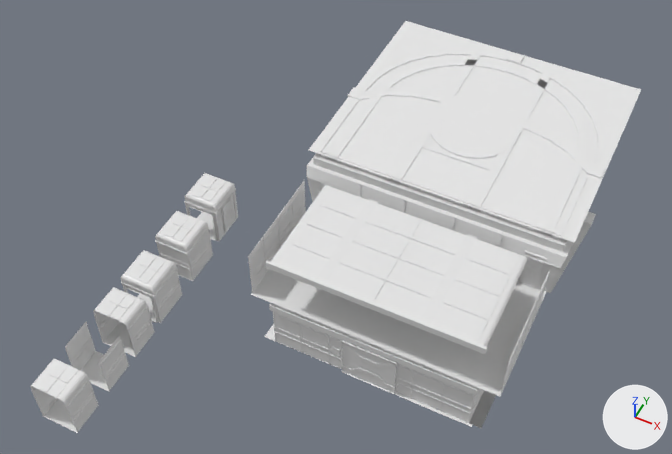
An edit to the Blender file BlenderSource/MonitorShuttlebay.blend, drawn before and after from the same camera.
One viewpoint serves both versions: a 50 mm lens placed at (40.8, -135.1, 152.1), pointed at (-14.0, -25.5, 15.1). Lighting does not change. The marker at lower right points along +X, +Y and +Z.
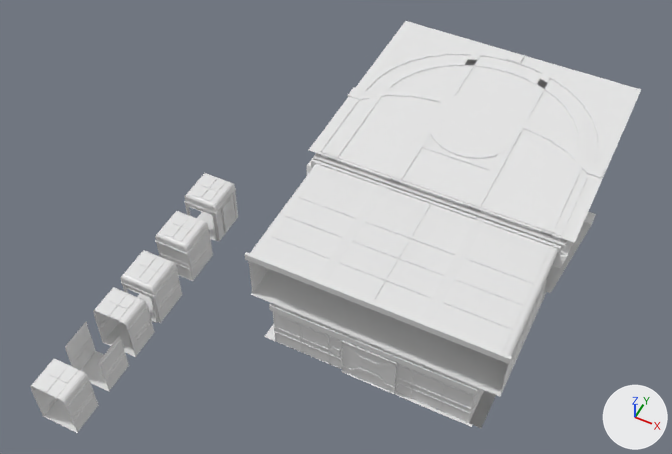
The change, as a diff of the scene's bpy script:
```diff
--- a/BlenderSource/MonitorShuttlebay.blend.py
+++ b/BlenderSource/MonitorShuttlebay.blend.py
@@ me_cube_001 @@
 # used by ob_cube; location = (2.5, -2.4, 0.5); scale = (6.59, 6.59, 6.59)
-me_cube_001.from_pydata(...)  # 14805 vertices, 12759 faces, 4 loose edges; spans x -3.99..4.41, y -6.72..4.73, z -0.16..3.94
+me_cube_001.from_pydata(...)  # 14809 vertices, 12764 faces, 4 loose edges; spans x -3.99..4.41, y -6.72..4.73, z -0.16..3.94
+# me_cube_001 part 1: a new loose piece, a box spanning x -3.758..3.905, y -2.669..-2.586, z 3.444..3.706, in mat_chaffeetexture (white #e7e7e7)
+# me_cube_001 part 2: a new loose piece, a box spanning x -3.679..3.905, y -6.689..-6.606, z 3.487..3.706, in mat_chaffeetexture (white #e7e7e7)
+# me_cube_001 part 3: the loose piece of 4 vertices spanning x -3.03..3.25, y -3.33, z 3.49..3.71 is deleted
+# me_cube_001 part 4: 205 vertices moved from x -2.99..3.22, y -6.61..-3.28, z 3.53..3.69 to x -3.63..3.87, y -6.61..-2.63, z 3.53..3.69; 268 vertices removed from x -2.99..3.22, y -6.18..-3.76, z 3.53..3.65; 268 vertices added at x -3.63..3.87, y -6.18..-3.76, z 3.53..3.65
 me_cube_001.materials.append(mat_chaffeetexture)
```

Boxes [x1, y1, x2, y2] around the edits, measured in the pictures (672 x 454 px; the box of a moved part takes in the faces that stretch with it):
'Cube', reshaped: before [248, 21, 641, 428]; after [245, 21, 641, 428]
part 1 of me_cube_001, added: after [311, 159, 561, 255]
part 2 of me_cube_001, added: after [245, 252, 512, 364]
part 3 of me_cube_001, deleted: before [322, 183, 530, 262]
part 4 of me_cube_001, moved or reshaped: before [271, 185, 527, 347]; after [250, 164, 558, 356]
